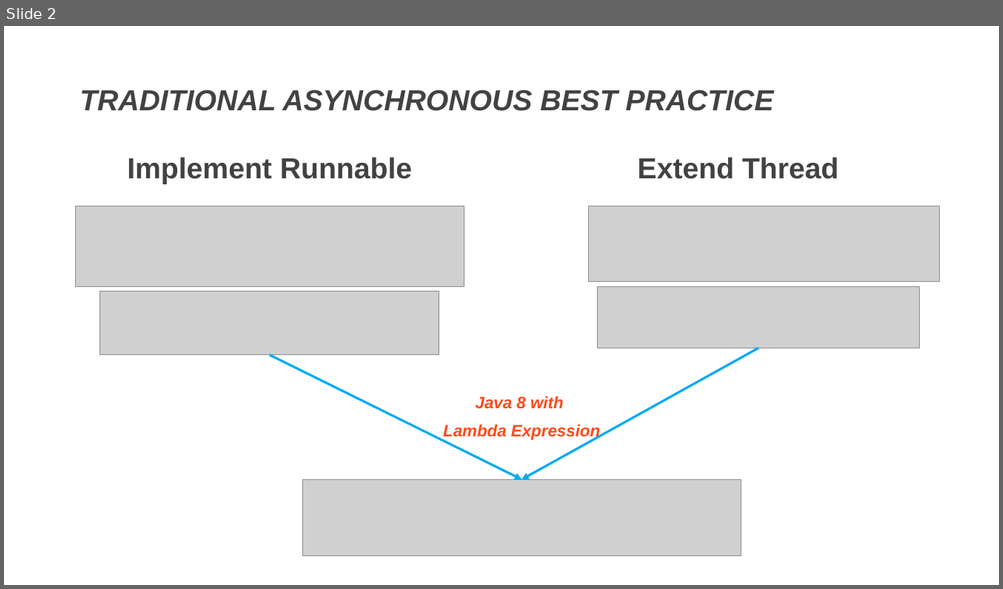
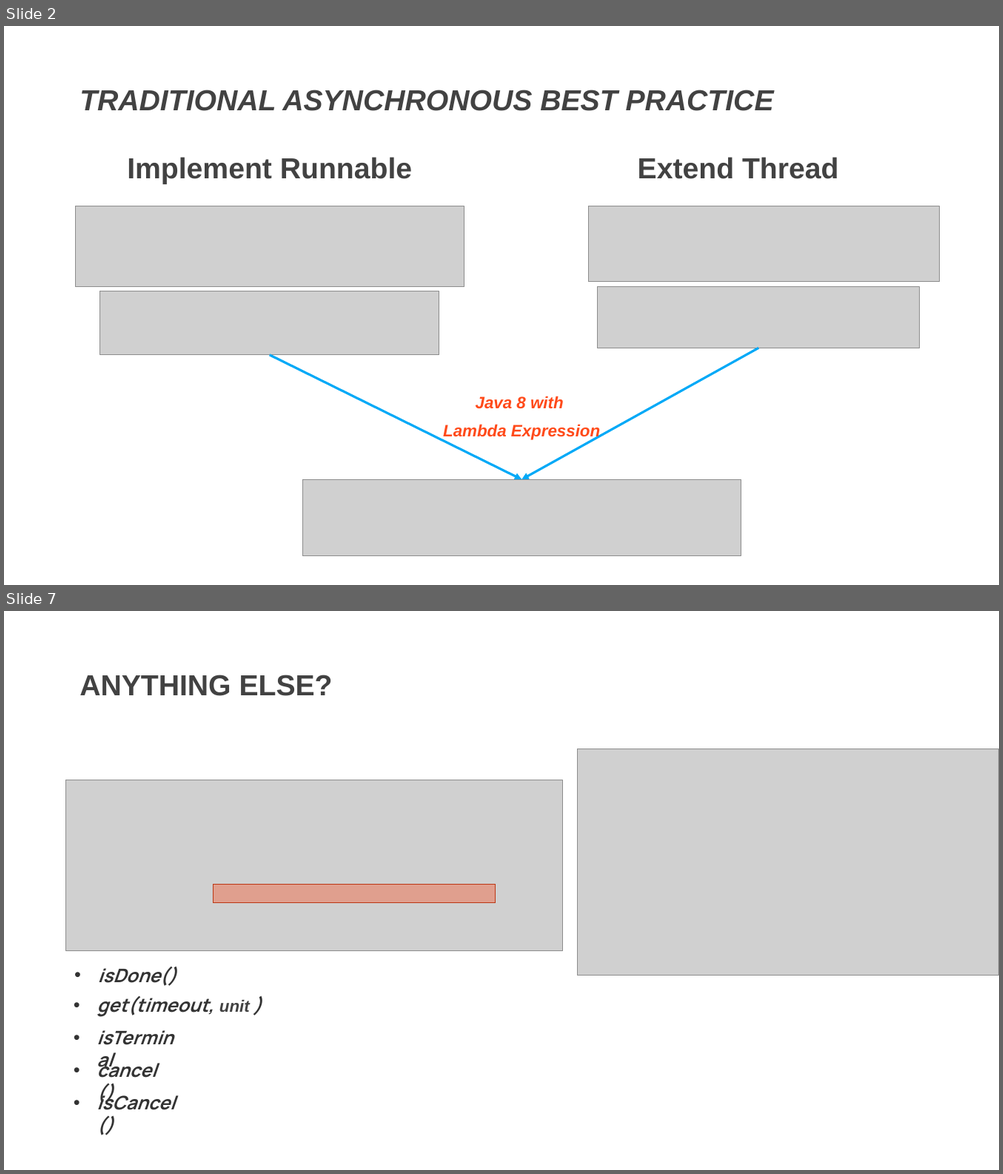
Before and after one commit to DevDay2019-AxonActive/DevDay2019---Advanced-Java, a slide deck: presentations/java_future.pptx. Shown one above the other, each under a label of ours: slide 2 before the commit, slides 2 and 7 after it; the slides between them are not shown. The pictures are 1003x589 and 1003x1174 pixels, drawn with LibreOffice and Linux fonts; fonts in the diff are those of the drawing; grey boxes stand for pictures; background and template pictures are left out. Boxes give left, top, right and bottom in pixels: in the first picture for what was removed or moved away, otherwise in the second. Text is boxed around its words. In the diff, an @@ line names an element or a change of style, - is before the commit and + after.

```diff
--- a/presentations/java_future.pptx
+++ b/presentations/java_future.pptx
@@ slide 7 added at bbox=[4, 611, 999, 1170], background picture (left out) @@
@@ text added at bbox=[79, 675, 333, 696], 28 pt, text #424242, bold @@
+ANYTHING ELSE?
@@ picture added at bbox=[578, 749, 999, 976] @@
@@ picture added at bbox=[66, 780, 562, 951] @@
@@ rectangle added at bbox=[213, 885, 495, 903], fill #FF4A1A at 36% opacity, outline #BD3713 1 pt @@
@@ text added at bbox=[98, 967, 177, 986], 18 pt, text #333333, bold, italic @@
+• isDone()
@@ text added at bbox=[96, 996, 250, 1017], 18 pt, text #333333, bold, italic @@
+• get(timeout, unit )
@@ text added at bbox=[66, 1023, 188, 1053], 18 pt, text #333333, bold, italic @@
+• isTerminal
@@ text added at bbox=[96, 1059, 156, 1078], 18 pt, text #333333, bold, italic @@
+• cancel()
@@ text added at bbox=[96, 1091, 175, 1111], 18 pt, text #333333, bold, italic @@
+• isCancel()
```
Also in this commit, not shown: 4 slides changed, 18 other slides added, 9 slides removed.
